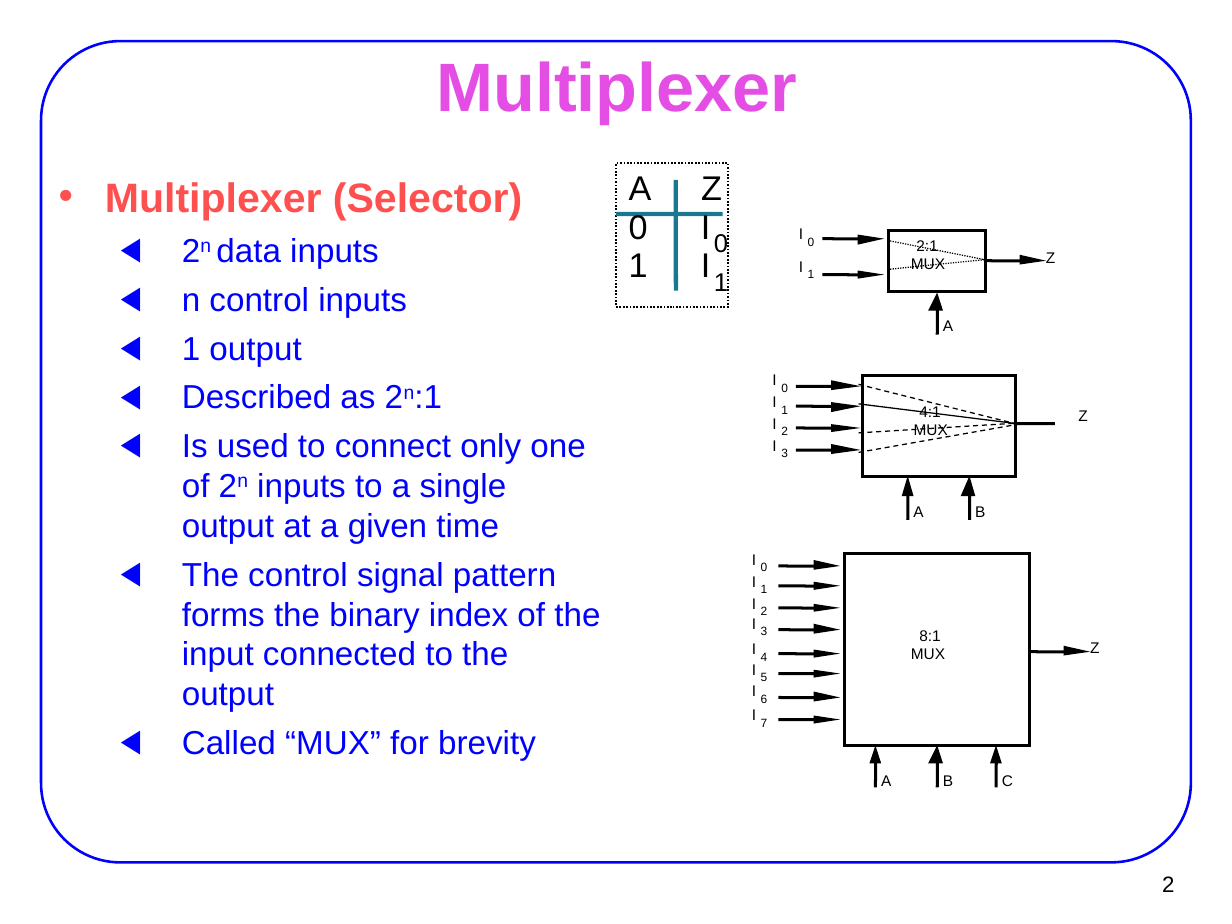
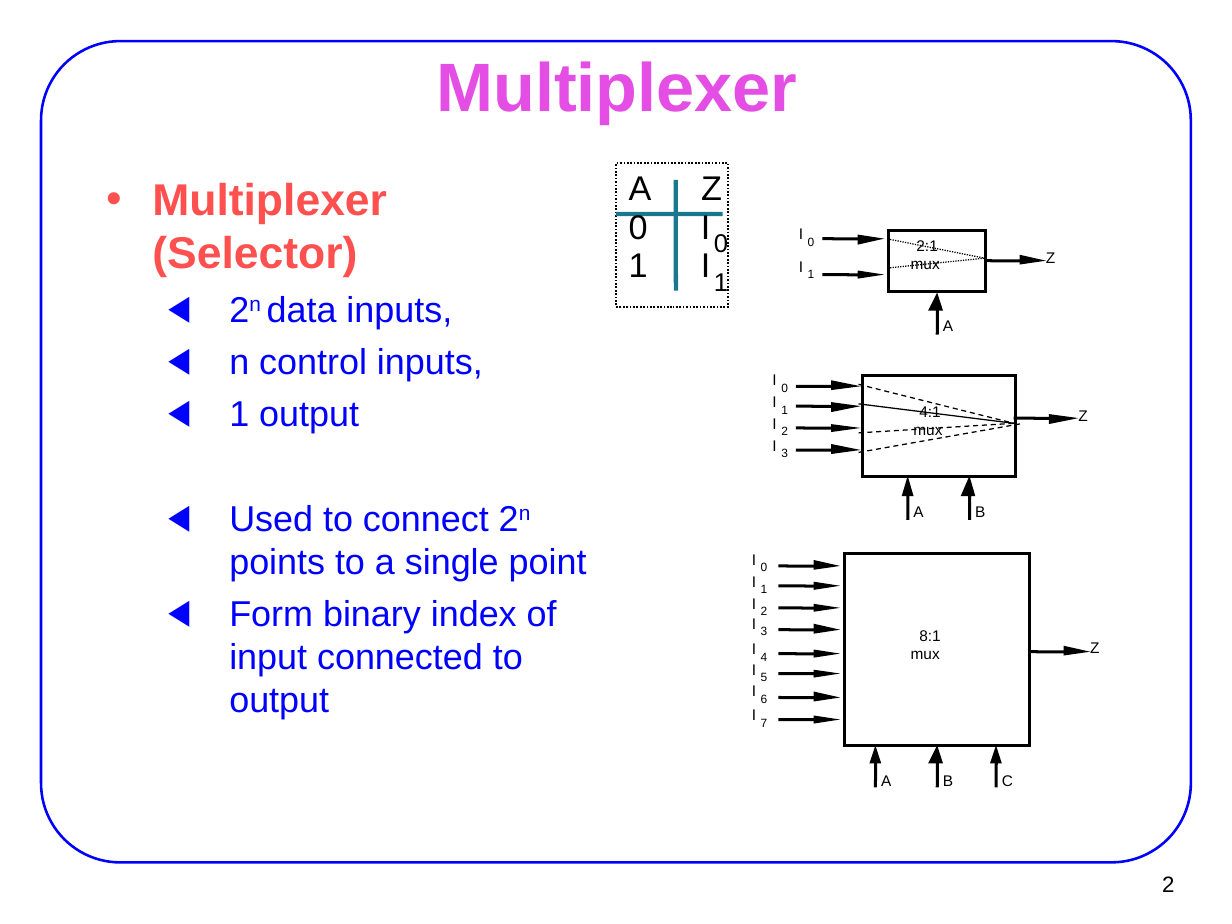
Before and after one commit to AUT-CE-Archive/AUT-CE-LC, a slide deck: slide 2 of Slides/07_mux.ppt. Drawn at 1232x924 pixels with LibreOffice and Linux fonts; fonts in the diff are those of the drawing; background and template pictures are left out. Boxes give left, top, right and bottom in pixels: in the first picture for what was removed or moved away, otherwise in the second. Text is boxed around its words. In the diff, an @@ line names an element or a change of style, - is before the commit and + after.

```diff
--- a/Slides/07_mux.ppt
+++ b/Slides/07_mux.ppt
@@ text "Multiplexer (Selector)" moved from (x1=105, y1=182, x2=600, y2=760) to (x1=152, y1=182, x2=587, y2=719) @@
@@ text at (x1=152, y1=182, x2=387, y2=433): size 24.1 to 26 pt in "Multiplexer (Selector)"; size 19.4 to 21 pt in "1 output" @@
@@ text at (x1=911, y1=260, x2=940, y2=269): text changed @@
-MUX
+mux
@@ text at (x1=229, y1=296, x2=483, y2=381): text changed; size 19.4 to 21 pt @@
-  ◀ 2n data inputs
-  ◀ n control inputs
+  ◀ 2n data inputs,
+  ◀ n control inputs,
@@ line moved from (1014, 424) - (1055, 424) to (1014, 418) - (1055, 419) @@
@@ freeform shape added at (x1=1048, y1=414, x2=1078, y2=424), fill #000000 @@
@@ text at (x1=913, y1=426, x2=942, y2=439): text changed @@
-MUX
+mux
@@ text at (x1=229, y1=505, x2=587, y2=719): text changed; size 19.4 to 21 pt @@
-  ◀ Described as 2n:1
-  ◀ Is used to connect only one of 2n inputs to a single output at a given time
-  ◀ The control signal pattern forms the binary index of the input connected to the output
-  ◀ Called “MUX” for brevity
+  ◀ Used to connect 2n points to a single point
+  ◀ Form binary index of input connected to output
@@ text at (x1=911, y1=650, x2=940, y2=659): text changed @@
-MUX
+mux
```
Also in this commit, not shown: 13 other slides changed, 1 slide added, 1 slide removed, 31 other files.
